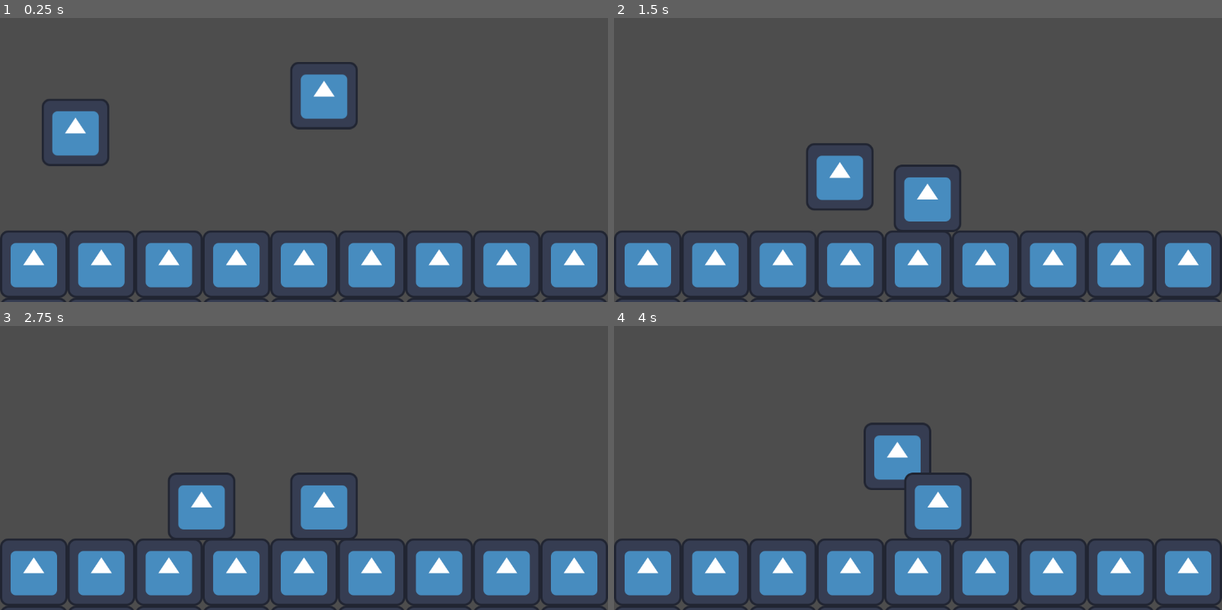
Above: before the commit, frames 1-4 (two rows, left to right).
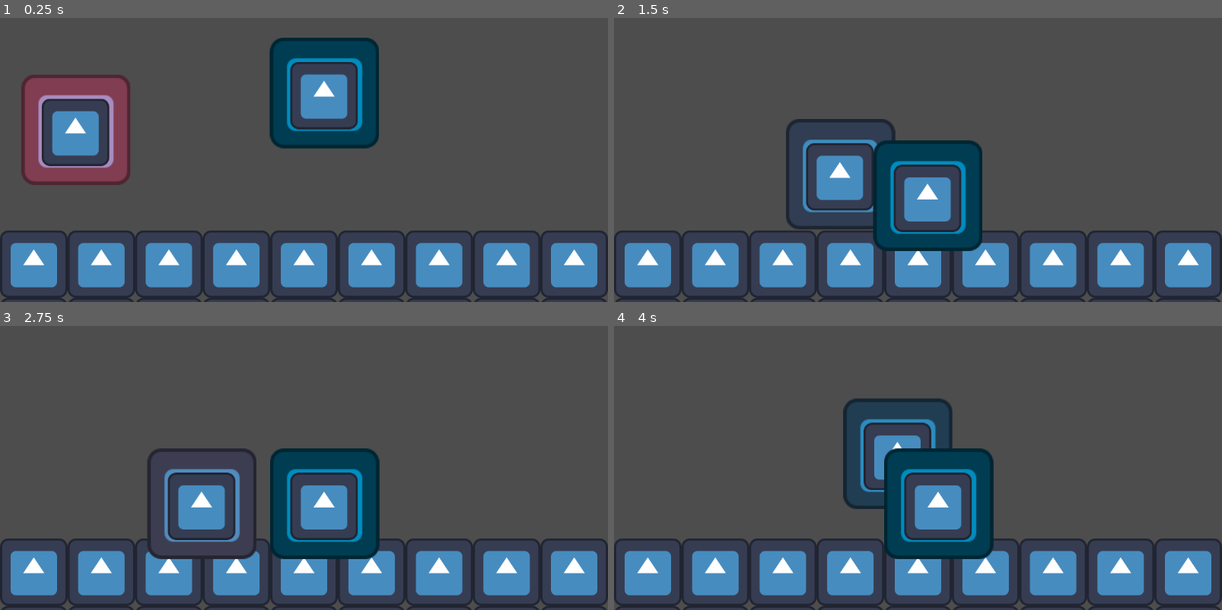
Above: after the commit, the same moments.

Repository: jyoshitanair/cold-world
Game: Godot game, scene res://scenes/test.tscn
Two runs of this game, one before a commit and one after it. Both use one fixed random seed, a clock stepped at 60 frames per second and the inputs below. This scene is started directly instead of the project's main scene. The engine's default icon, where the game draws it, is replaced by a stand-in: a white triangle on a blue panel in a dark square.
Inputs (mouse positions are in pixels of both pictures, inside the frame that each line leads up to):
- Up to frame 1 (0.25 s): no input
- Up to frame 2 (1.5 s): move the mouse to (1051, 114) at 0.52 s; hold D (player_1_right) from 0.53 s (still down); click (1051, 114) at 0.6 s; tap W (player_1_jump) at 0.77 s; move the mouse to (796, 148) at 1.27 s; tap Left (player_2_left) at 1.35 s
- Up to frame 3 (2.75 s): tap W (player_1_jump) at 1.52 s; move the mouse to (364, 365) at 2.02 s; release D (player_1_right) at 2.03 s; hold A (player_1_left) from 2.03 s (still down); tap Right (player_2_right) at 2.1 s
- Up to frame 4 (4 s): move the mouse to (887, 507) at 2.77 s; release A (player_1_left) at 2.78 s; hold D (player_1_right) from 2.78 s (still down); click (887, 507) at 2.85 s; tap W (player_1_jump) at 3.02, 3.77 s; move the mouse to (1100, 490) at 3.52 s; tap Left (player_2_left) at 3.6 s

The runs differ from the first frame. In frame 1, 8.7% of the frame differs, in the area x 3-63%, y 6-59%; in frame 2, 7.6%; in frame 3, 6.0%; in frame 4, 7.5%.

Commit message:
distance indicator between players

Diff:
--- a/scenes/player.tscn
+++ b/scenes/player.tscn
@@ -21,6 +21,12 @@
 [node name="player" type="CharacterBody2D" unique_id=1204618469]
 script = ExtResource("1_g2els")
 
+[node name="warmthInd" type="Sprite2D" parent="." unique_id=1639653953]
+modulate = Color(0, 1, 1, 1)
+position = Vector2(1, -5)
+scale = Vector2(1.6171875, 1.640625)
+texture = ExtResource("1_3vyb7")
+
 [node name="AnimatedSprite2D" type="AnimatedSprite2D" parent="." unique_id=210619696]
 sprite_frames = SubResource("SpriteFrames_y85q1")
 
--- a/scripts/player.gd
+++ b/scripts/player.gd
@@ -11,7 +11,7 @@
 var doubleJump = true
 var jumped = false
 
-var warmth:int
+var warmth:float
 
 var speed = 300.0 * speedMult
 var jumpVelocity = -400.0 * jumpMult
@@ -26,6 +26,10 @@
 	# determine warmth through distance
 	if (playerLeft and playerRight != null):
 		var dist = global_position.distance_to(playerRight.global_position)
+		warmth = dist/200
+		var col = $warmthInd.modulate
+		col.r = warmth
+		$warmthInd.modulate = col
 
 	# Add the gravity.
 	if not is_on_floor():
